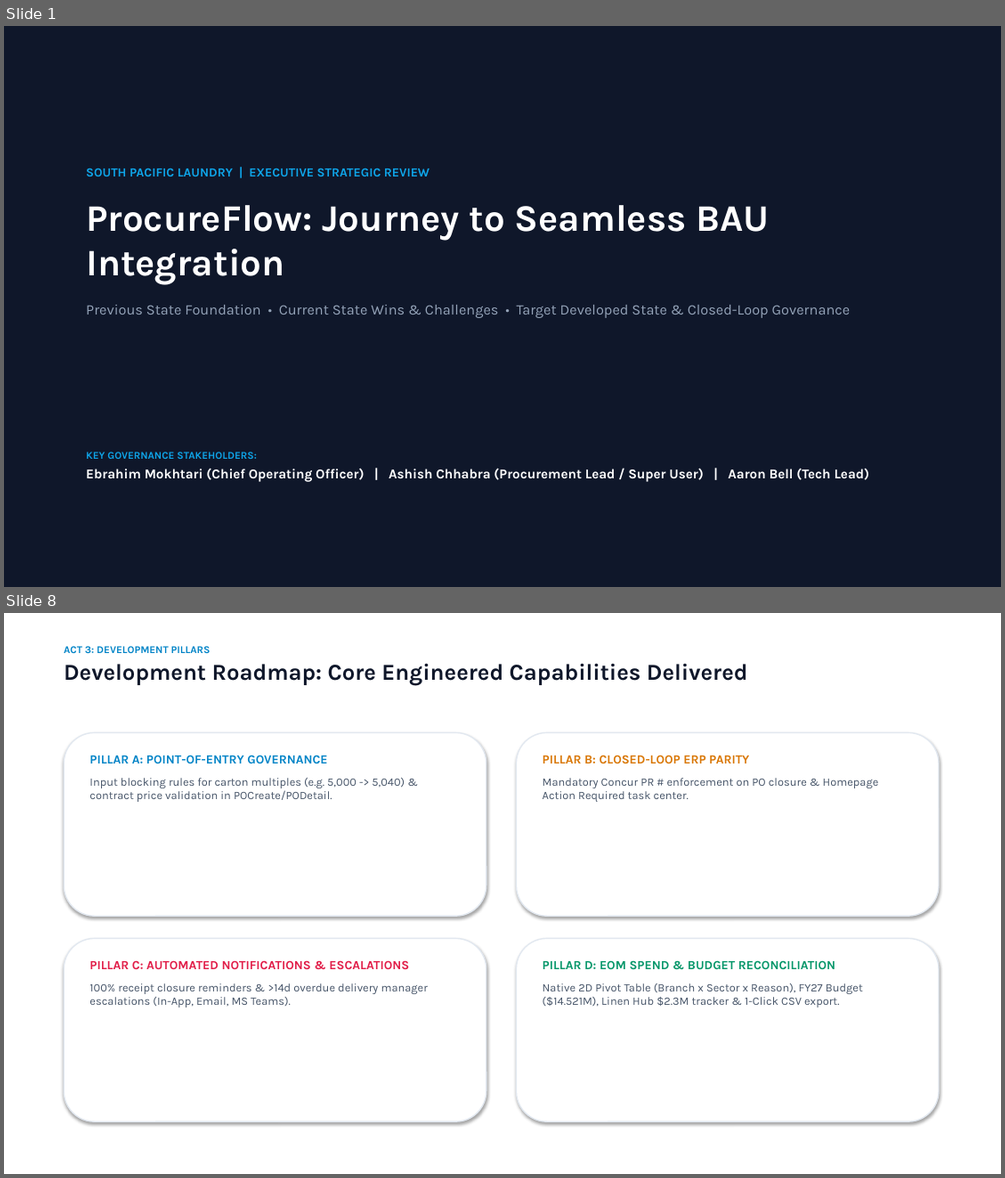
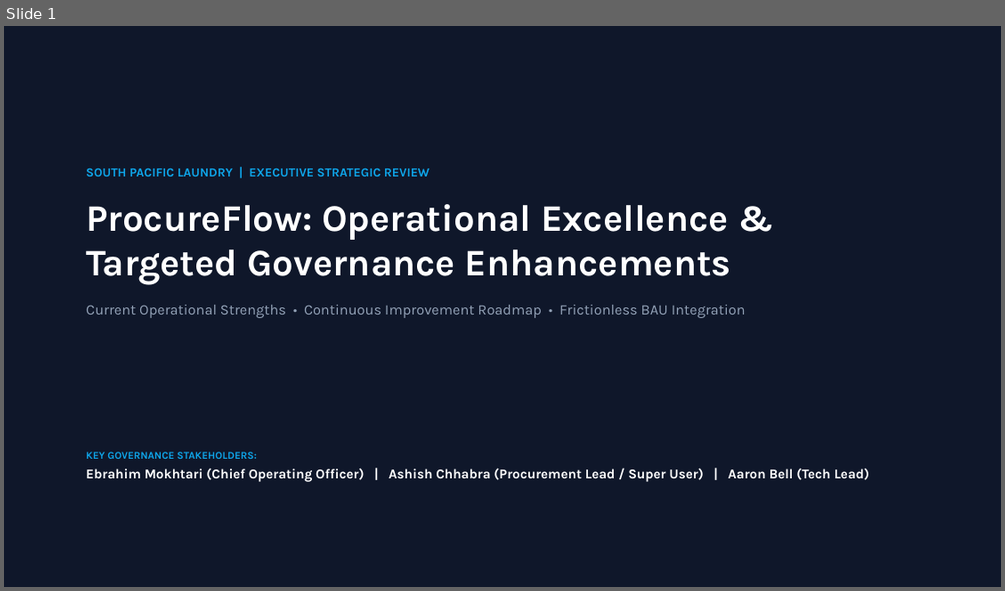
Before and after one commit to SPLGit-Project/ProcureFlow-App, a slide deck: docs/ProcureFlow_Executive_Roadmap.pptx. Shown one above the other, each under a label of ours: slides 1 and 8 before the commit, slide 1 after it; the slides between them are not shown. The pictures are 1005x1178 and 1005x591 pixels, drawn with LibreOffice and Linux fonts; fonts in the diff are those of the drawing. Boxes give left, top, right and bottom in pixels: in the first picture for what was removed or moved away, otherwise in the second. Text is boxed around its words. In the diff, an @@ line names an element or a change of style, - is before the commit and + after.

Commit message:
docs: align presentation deck with operational strengths and remove workshop/checklist slides

```diff
--- a/docs/ProcureFlow_Executive_Roadmap.pptx
+++ b/docs/ProcureFlow_Executive_Roadmap.pptx
@@ slide 8 removed at (x1=4, y1=613, x2=1001, y2=1174), background #FFFFFF @@
@@ text removed at (x1=64, y1=646, x2=748, y2=685) @@
-ACT 3: DEVELOPMENT PILLARS
-Development Roadmap: Core Engineered Capabilities Delivered
@@ rounded rectangle removed at (x1=64, y1=732, x2=486, y2=916) @@
@@ rounded rectangle removed at (x1=517, y1=732, x2=938, y2=916) @@
@@ text removed at (x1=89, y1=755, x2=404, y2=802) @@
-PILLAR A: POINT-OF-ENTRY GOVERNANCE
-Input blocking rules for carton multiples (e.g. 5,000 -> 5,040) & contract price validation in POCreate/PODetail.
@@ text removed at (x1=542, y1=755, x2=879, y2=802) @@
-PILLAR B: CLOSED-LOOP ERP PARITY
-Mandatory Concur PR # enforcement on PO closure & Homepage Action Required task center.
@@ rounded rectangle removed at (x1=64, y1=938, x2=486, y2=1121) @@
@@ rounded rectangle removed at (x1=517, y1=938, x2=938, y2=1121) @@
@@ text removed at (x1=89, y1=960, x2=428, y2=1007) @@
-PILLAR C: AUTOMATED NOTIFICATIONS & ESCALATIONS
-100% receipt closure reminders & >14d overdue delivery manager escalations (In-App, Email, MS Teams).
@@ text removed at (x1=542, y1=960, x2=863, y2=1007) @@
-PILLAR D: EOM SPEND & BUDGET RECONCILIATION
-Native 2D Pivot Table (Branch x Sector x Reason), FY27 Budget ($14.521M), Linen Hub $2.3M tracker & 1-Click CSV export.
@@ slide 1 changed as well @@
@@ text at (x1=86, y1=204, x2=745, y2=318): text changed @@
-ProcureFlow: Journey to Seamless BAU Integration
-Previous State Foundation • Current State Wins & Challenges • Target Developed State & Closed-Loop Governance
+ProcureFlow: Operational Excellence &
+Targeted Governance Enhancements
+Current Operational Strengths • Continuous Improvement Roadmap • Frictionless BAU Integration
```
Also in this commit, not shown: 4 other slides changed, 5 slides added, 4 other slides removed.
